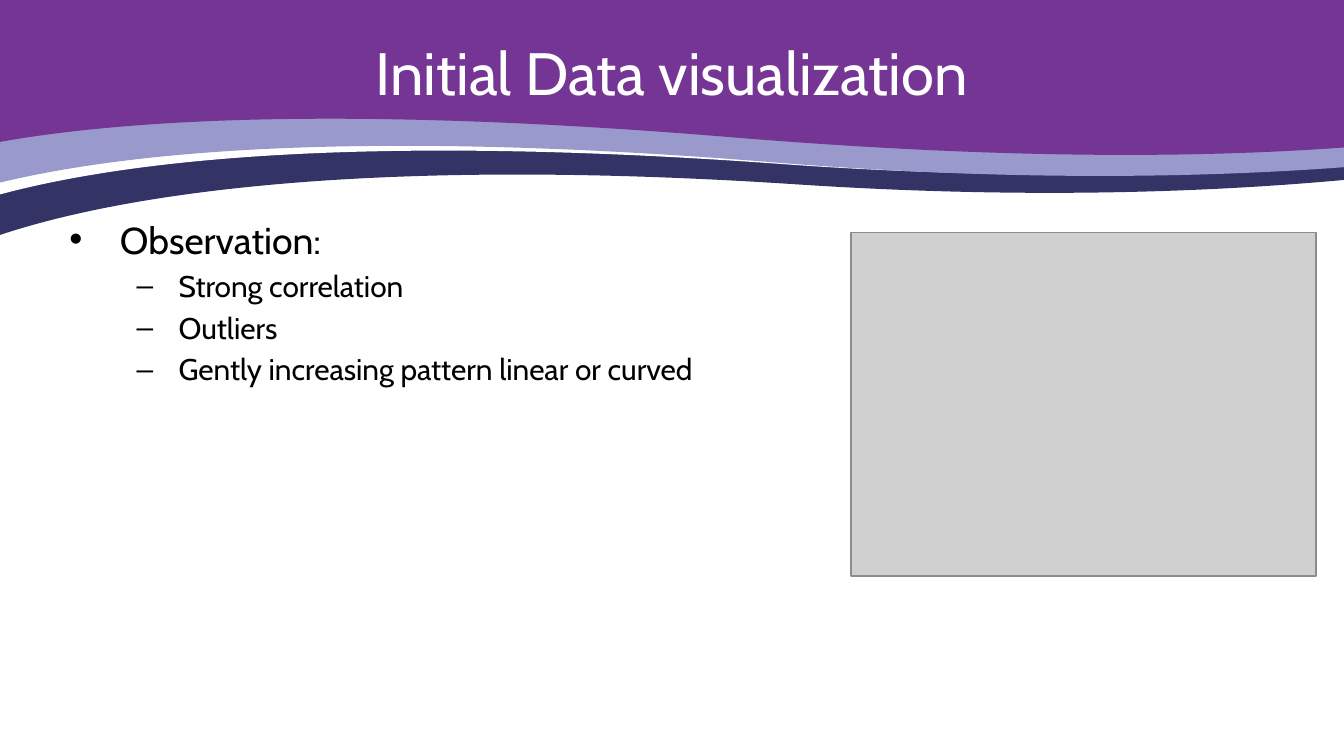
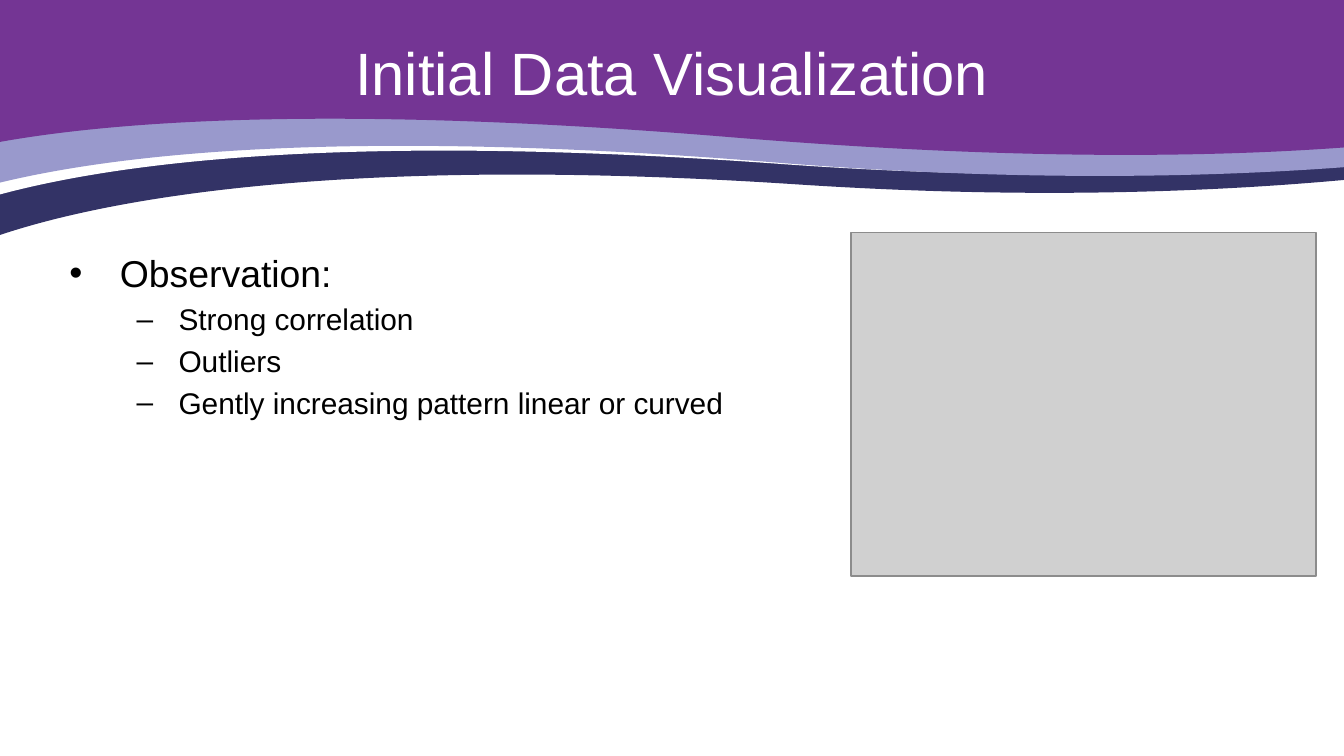
Before and after one commit to bparsazadeh/INF1344H_Final_Project_Rep, a slide deck: slide 4 of Final-Term Project - Group 11.pptx. Drawn at 1344x756 pixels with LibreOffice and Linux fonts; fonts in the diff are those of the drawing; grey boxes stand for pictures; background and template pictures are left out. Boxes give left, top, right and bottom in pixels: in the first picture for what was removed or moved away, otherwise in the second. Text is boxed around its words. In the diff, an @@ line names an element or a change of style, - is before the commit and + after.

```diff
--- a/Final-Term Project - Group 11.pptx
+++ b/Final-Term Project - Group 11.pptx
@@ title at [355,51,988,96]: text changed; font Cabin to Arial @@
-Initial Data visualization
+Initial Data Visualization
@@ text "Observation:": place and size @@
-text "Observation:" at [120,226,693,387]
+text "Observation:" at [120,260,723,420]
@@ text "Observation:" at [120,260,723,420]: font Cabin to Arial, highlight none to #FFFFFF; less space between paragraphs @@
```
Also in this commit, not shown: 8 other slides changed, 2 slides added, 1 other file.
